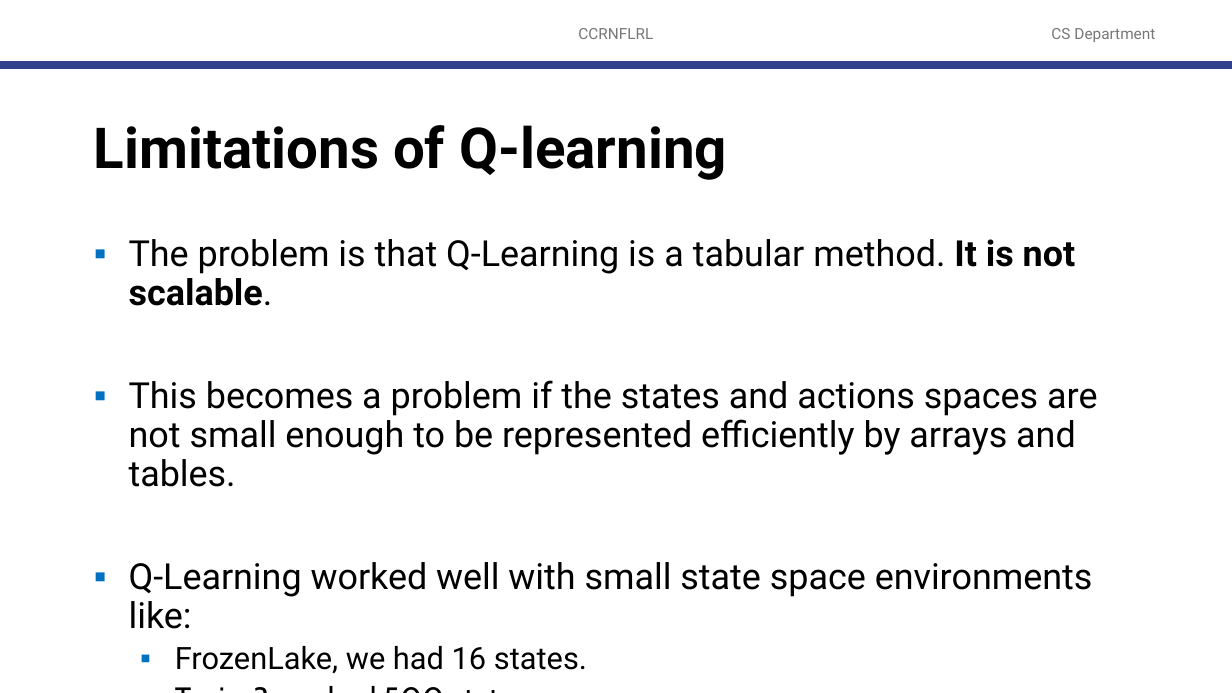
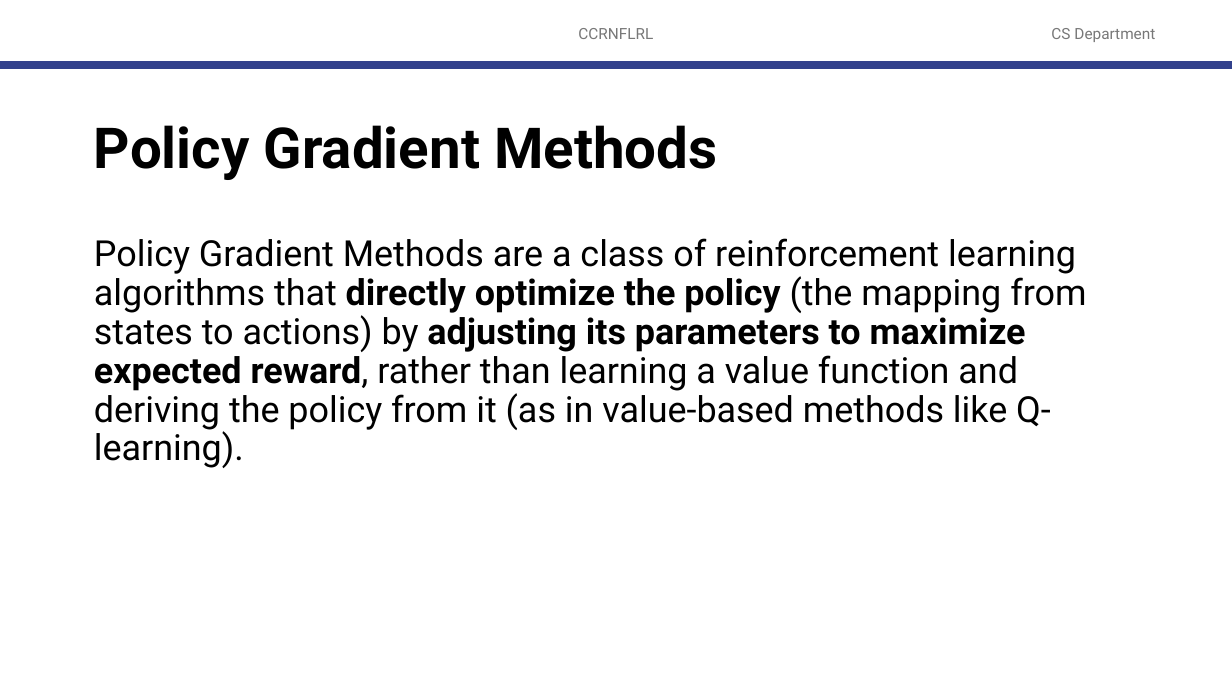
Before and after one commit to robitussin/CCRNFLRL, a slide deck: slide 18 of 7 - Policy Gradient Methods/Policy Gradient Methods.pptx (slide 27 before the commit). Drawn at 1232x693 pixels with LibreOffice and Linux fonts; fonts in the diff are those of the drawing; background and template pictures are left out. Boxes give left, top, right and bottom in pixels: in the first picture for what was removed or moved away, otherwise in the second. Text is boxed around its words. In the diff, an @@ line names an element or a change of style, - is before the commit and + after.

Commit message:
updated materials policy gradient methods a
added python example
update slides

```diff
--- a/7 - Policy Gradient Methods/Policy Gradient Methods.pptx
+++ b/7 - Policy Gradient Methods/Policy Gradient Methods.pptx
@@ title at [94,125,717,180]: text changed @@
-Limitations of Q-learning
+Policy Gradient Methods
@@ text at [94,238,1086,468]: text changed @@
-▪ The problem is that Q-Learning is a tabular method. It is not scalable.
-▪ This becomes a problem if the states and actions spaces are not small enough to be represented efficiently by arrays and tables.
-▪ Q-Learning worked well with small state space environments like:
-  ▪ FrozenLake, we had 16 states.
-  ▪ Taxi-v3, we had 500 states.
+Policy Gradient Methods are a class of reinforcement learning algorithms that directly optimize the policy (the mapping from states to actions) by adjusting its parameters to maximize expected reward, rather than learning a value function and deriving the policy from it (as in value-based methods like Q-learning).
```
Also in this commit, not shown: 1 other slide changed, 34 slides added, 47 slides removed, 1 other file.
